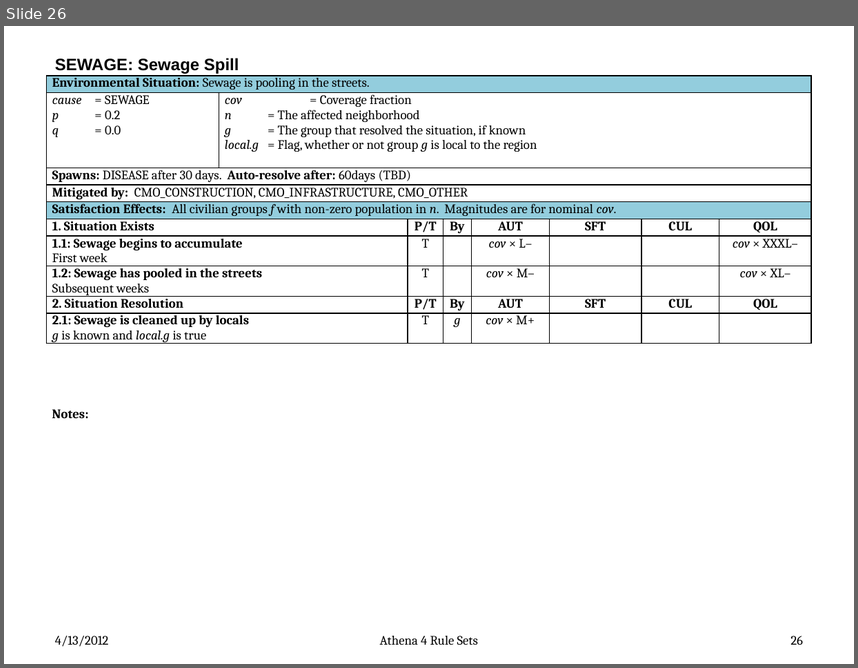
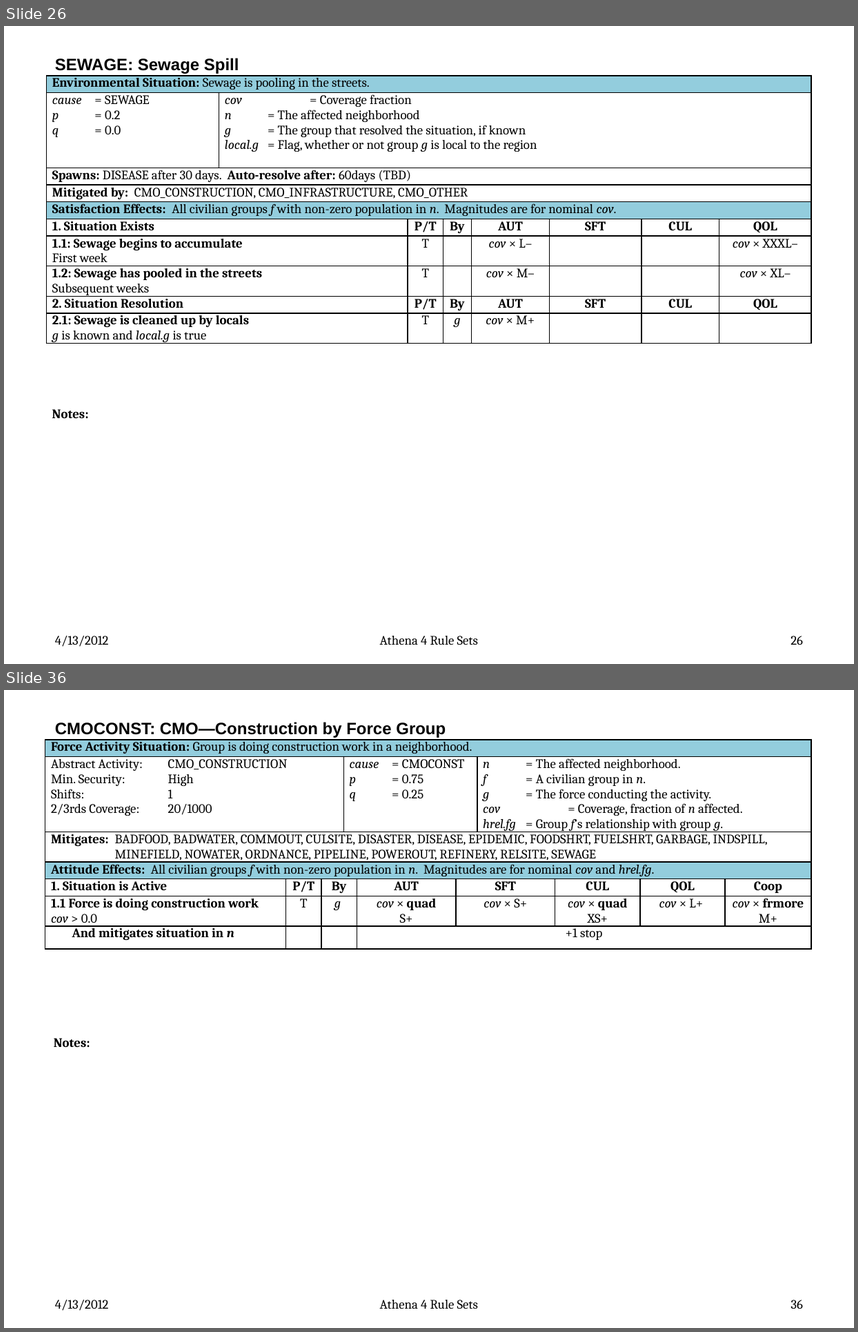
Before and after one commit to AthenaModel/athena-legacy, a slide deck: docs/dev/rules.pptx. Shown one above the other, each under a label of ours: slide 26 before the commit, slides 26 and 36 after it; the slides between them are not shown. The pictures are 858x668 and 858x1332 pixels, drawn with LibreOffice and Linux fonts; fonts in the diff are those of the drawing. Boxes give left, top, right and bottom in pixels: in the first picture for what was removed or moved away, otherwise in the second. Text is boxed around its words. In the diff, an @@ line names an element or a change of style, - is before the commit and + after.

```diff
--- a/docs/dev/rules.pptx
+++ b/docs/dev/rules.pptx
@@ slide 36 added at bbox=[4, 690, 854, 1328], background #FFFFFF @@
@@ title added at bbox=[55, 722, 446, 738], 14 pt, text #000000, bold @@
+CMOCONST: CMO—Construction by Force Group
@@ table added at bbox=[45, 739, 811, 954], 7 rows, 10 columns @@
+Force Activity Situation: Group is doing construction work in a neighborhood. |  |  |  |  |  |  |  |  | 
+Abstract Activity: CMO_CONSTRUCTION / Min. Security: High / Shifts: 1 / 2/3rds Coverage: 20/1000 |  |  | cause = CMOCONST / p = 0.75 / q = 0.25 |  |  | n = The affected neighborhood. / f = A civilian group in n. / g = The force conducting the activity. / cov = Coverage, fraction of n affected. / hrel.fg = Group f’s relationship with group g. |  |  | 
+Mitigates: BADFOOD, BADWATER, COMMOUT, CULSITE, DISASTER, DISEASE, EPIDEMIC, FOODSHRT, FUELSHRT, GARBAGE, INDSPILL, MINEFIELD, NOWATER, ORDNANCE, PIPELINE, POWEROUT, REFINERY, RELSITE, SEWAGE |  |  |  |  |  |  |  |  | 
+Attitude Effects: All civilian groups f with non-zero population in n. Magnitudes are for nominal cov and hrel.fg. |  |  |  |  |  |  |  |  | 
+1. Situation is Active | P/T | By |  | AUT | SFT |  | CUL | QOL | Coop
+1.1 Force is doing construction work / cov > 0.0 | T | g |  | cov × quad / S+ | cov × S+ |  | cov × quad / XS+ | cov × L+ | cov × frmore / M+
+And mitigates situation in n |  |  |  | +1 stop |  |  |  |  | 
@@ text added at bbox=[54, 1038, 90, 1047], 11 pt, text #000000, bold @@
+Notes:
@@ text added at bbox=[55, 1299, 109, 1310], 11 pt, text #000000 @@
+4/13/2012
@@ text added at bbox=[380, 1299, 478, 1309], 11 pt, text #000000 @@
+Athena 4 Rule Sets
@@ page number added at bbox=[791, 1299, 803, 1308], 11 pt, text #000000 @@
+36
```
Also in this commit, not shown: 24 other slides added.
